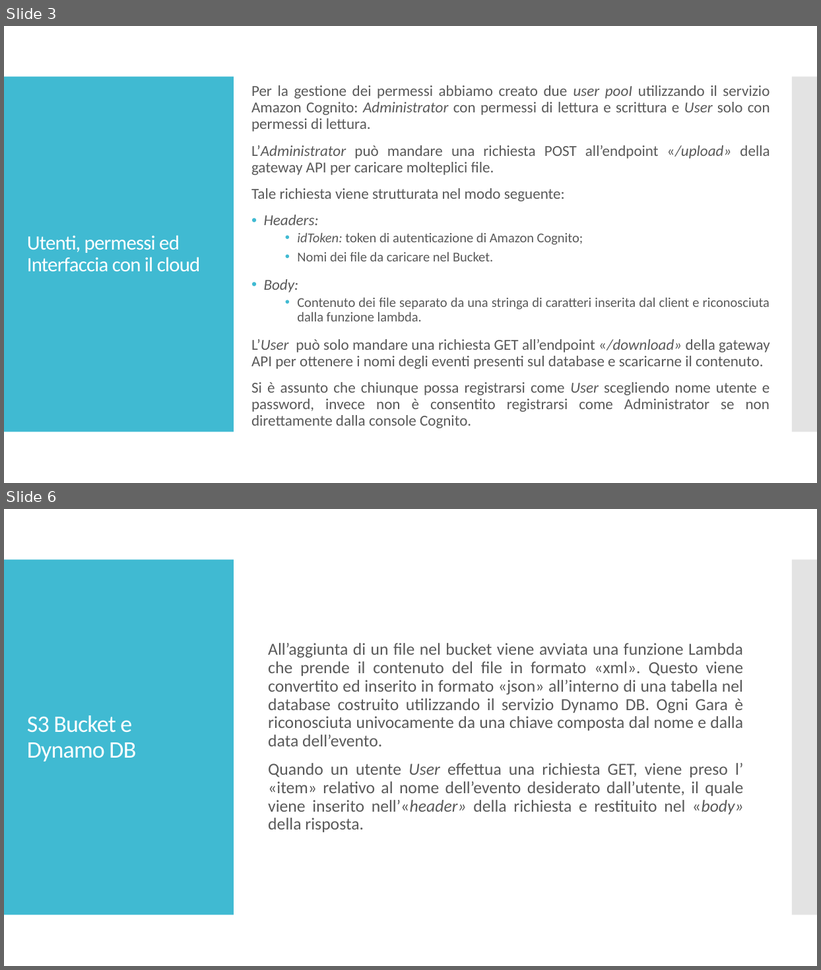
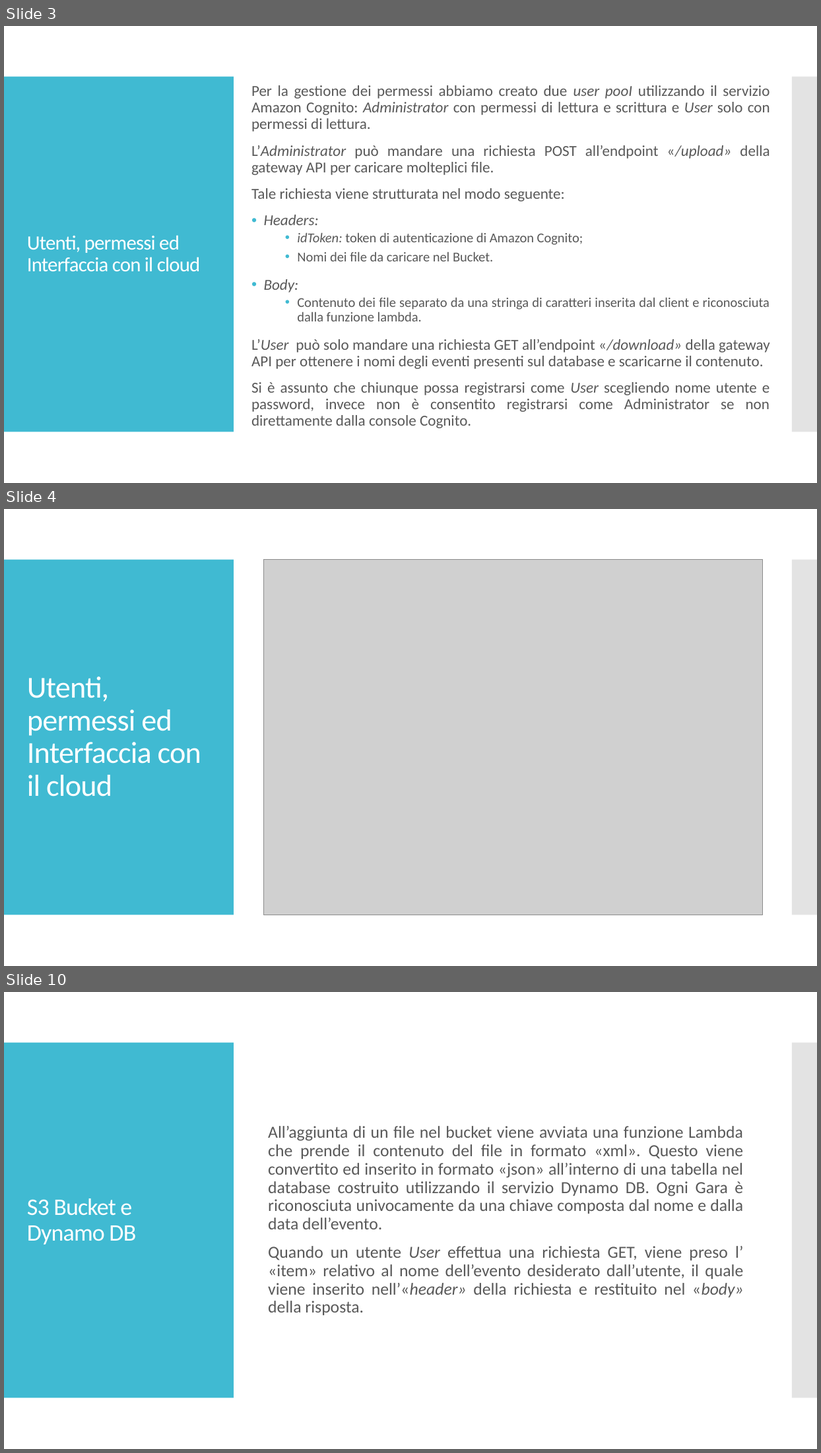
Before and after one commit to MatiasNegro/tcm_homeworks_and_project, a slide deck: presentazionev2.0.pptx. Shown one above the other, each under a label of ours: slides 3 and 6 before the commit, slides 3, 4 and 10 after it; the slides between them are not shown. The pictures are 821x970 and 821x1453 pixels, drawn with LibreOffice and Linux fonts; fonts in the diff are those of the drawing; grey boxes stand for pictures. Boxes give left, top, right and bottom in pixels: in the first picture for what was removed or moved away, otherwise in the second. Text is boxed around its words. In the diff, an @@ line names an element or a change of style, - is before the commit and + after.

```diff
--- a/presentazionev2.0.pptx
+++ b/presentazionev2.0.pptx
@@ slide 4 added at (4,509,817,966), background #FFFFFF; not listed: 2 template elements that a slide beside it also shows @@
@@ picture added at (264,560,763,916) @@
@@ title added at (27,677,201,797), 36 pt, text #FFFFFF @@
+Utenti, permessi ed Interfaccia con il cloud
@@ what was slide 6 is now slide 10 @@
```
Also in this commit, not shown: 2 slides changed, 4 other slides added, 2 other files.
